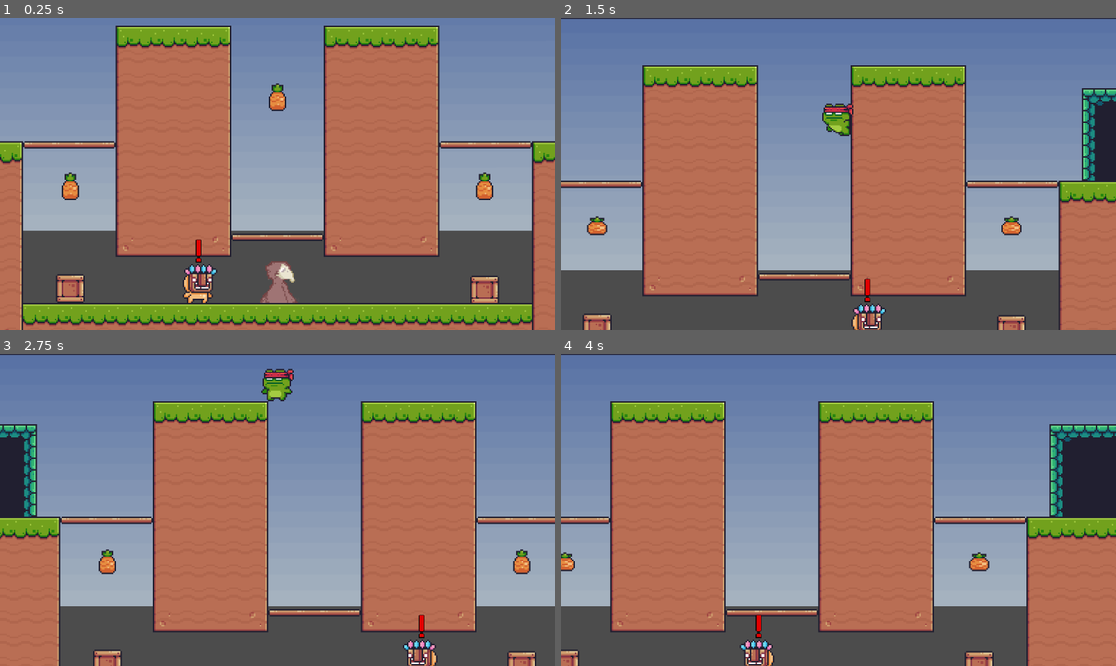
Above: before the commit, frames 1-4 (two rows, left to right).
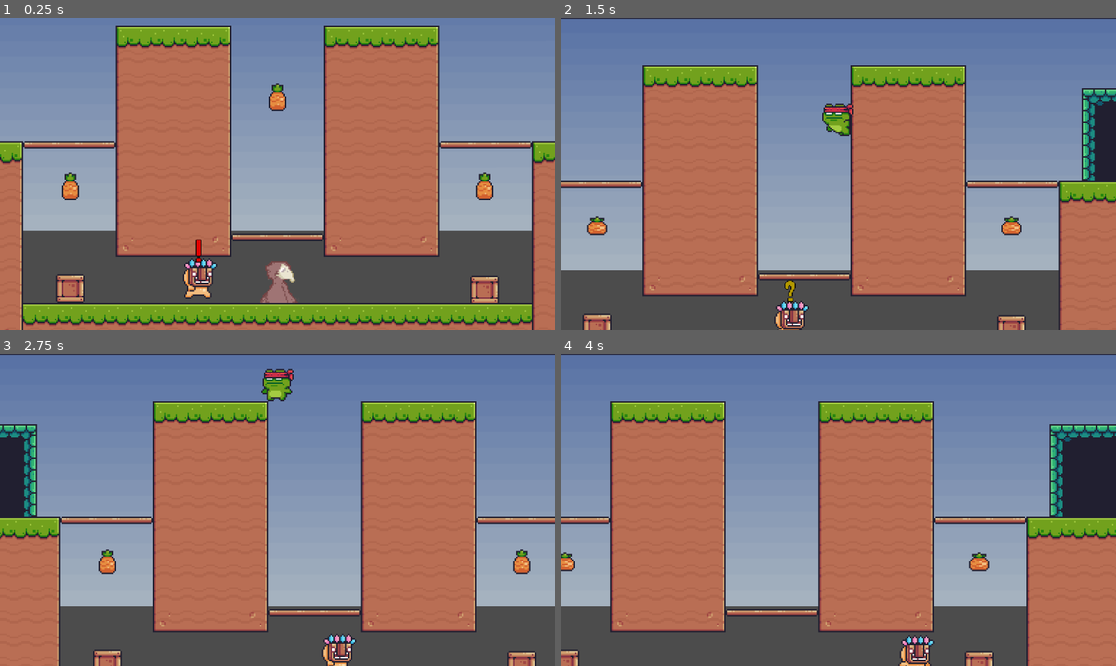
Above: after the commit, the same moments.

Repository: SeeminglyUnrelated/Game-Off-2023
Game: Godot game, scene res://Scenes/level1.tscn
The game is run twice, just before and just after one commit, with the same random seed, the same clock (stepped at 60 frames per second) and the same inputs. A sky picture missing from this copy of the repository is replaced by a grey-blue gradient.
Inputs:
- Up to frame 1 (0.25 s): no input
- Up to frame 2 (1.5 s): tap Enter (Interact) at 0.5, 1.35 s; hold Right (Right) from 0.53 s (still down); tap Space (Jump) at 0.6, 0.77, 1.07 s
- Up to frame 3 (2.75 s): tap Space (Jump) at 1.52, 1.55, 1.82, 2.1 s; release Right (Right) at 2.03 s; hold Left (Left) from 2.03 s (still down)
- Up to frame 4 (4 s): release Left (Left) at 2.78 s; hold Right (Right) from 2.78 s (still down); tap Enter (Interact) at 2.85 s; tap Space (Jump) at 3.02, 3.05, 3.32, 3.6, 3.77 s

The runs differ from the first frame. In frame 1, 0.6% of the frame differs, in the area x 32-40%, y 77-92%; in frame 2, 1.0%, in the area x 38-59%, y 83-100%; in frame 3, 1.0%; in frame 4, 1.0%.

Commit message:
All done for now!

Diff:
--- a/Scenes/enemy.tscn
+++ b/Scenes/enemy.tscn
@@ -1,8 +1,9 @@
-[gd_scene load_steps=30 format=3 uid="uid://bgvjmjlinvj38"]
+[gd_scene load_steps=31 format=3 uid="uid://bgvjmjlinvj38"]
 
 [ext_resource type="Script" path="res://Scripts/enemy.gd" id="1_w1rs7"]
 [ext_resource type="Texture2D" uid="uid://2mc436w72lrv" path="res://Free/Main Characters/Mask Dude/Idle (32x32).png" id="1_ynri4"]
 [ext_resource type="Texture2D" uid="uid://ciodehvd626lw" path="res://Free/Main Characters/Mask Dude/Run (32x32).png" id="2_v68pq"]
+[ext_resource type="Texture2D" uid="uid://dejshoc1ryjjr" path="res://Assets/enemy_confused.png" id="3_8na2y"]
 [ext_resource type="Texture2D" uid="uid://chqfm1xn727it" path="res://Assets/enemy_alerted.png" id="4_dnn84"]
 
 [sub_resource type="AtlasTexture" id="AtlasTexture_s6pqw"]
@@ -134,7 +135,7 @@
 "texture": SubResource("AtlasTexture_60mlc")
 }],
 "loop": true,
-"name": &"default",
+"name": &"idle",
 "speed": 20.0
 }, {
 "frames": [{
@@ -185,11 +186,14 @@
 [node name="Enemy" type="CharacterBody2D"]
 script = ExtResource("1_w1rs7")
 Sprite_Alerted = ExtResource("4_dnn84")
+Sprite_Dazed = ExtResource("3_8na2y")
 
 [node name="AnimatedSprite2D" type="AnimatedSprite2D" parent="."]
 texture_filter = 1
 sprite_frames = SubResource("SpriteFrames_6cjqu")
-frame_progress = 0.179628
+animation = &"idle"
+autoplay = "idle"
+frame_progress = 0.236056
 
 [node name="StateShower" type="Sprite2D" parent="."]
 z_index = 975
--- a/Scenes/player.tscn
+++ b/Scenes/player.tscn
@@ -323,9 +323,9 @@
 position = Vector2(0, -11)
 scale = Vector2(3.5, 3.5)
 sprite_frames = SubResource("SpriteFrames_u78xe")
-animation = &"Jumping"
+animation = &"Idle"
 autoplay = "Idle"
-frame_progress = 0.0696801
+frame_progress = 0.512766
 
 [node name="CollisionShape2D" type="CollisionShape2D" parent="."]
 position = Vector2(0, 1)
--- a/Scripts/enemy.gd
+++ b/Scripts/enemy.gd
@@ -19,6 +19,7 @@
 	dazed
 }
 
+var dazedTimer = 100
 var mode = MODES.neutral
 
 func _physics_process(delta):
@@ -26,20 +27,40 @@
 	if not is_on_floor():
 		velocity.y += gravity * delta
 
-	# Handle Jump.
-	#if Input.is_action_just_pressed("ui_accept") and is_on_floor():
-	#	velocity.y = JUMP_VELOCITY
-
 	# Set mode to alert
 	if ($Front.is_colliding() and $Front.get_collider().is_in_group("Player")):
 		mode = MODES.alert
-	else: mode = MODES.neutral
+	elif ($Back.is_colliding() and $Back.get_collider().is_in_group("Player")):
+		if mode != MODES.alert:
+			direction = -direction
+			scale.x *= -1
+		mode = MODES.alert
+	elif mode == MODES.alert: # We've just exited the alert mode
+		dazedTimer = 100
+		mode = MODES.dazed
+	elif dazedTimer == 0:
+		mode = MODES.neutral
 
 	if mode == MODES.alert:
+		$AnimatedSprite2D.animation = "walk"
+		$AnimatedSprite2D.speed_scale = 0.5
 		velocity.x = direction * (SPEED * 1.5) # Go a little faster when found player
 		$StateShower.texture = Sprite_Alerted
+	elif mode == MODES.dazed:
+		$AnimatedSprite2D.animation = "idle"
+		$AnimatedSprite2D.speed_scale = 1
+		$StateShower.texture = Sprite_Dazed
+		# Stops texteru from being flipped with the rest of the enemy
+		$StateShower.flip_h = true if direction == -1 else false
+
+		dazedTimer -= 1
+		velocity.x = 0
 	else:
-		# We hit a wall
+		$StateShower.texture = null
+		$AnimatedSprite2D.animation = "walk"
+		$AnimatedSprite2D.speed_scale = 0.2
+
+		# We saw a wall
 		if ($Front.is_colliding() and $Front.get_collider().is_in_group("Terrain")):
 			var origin = $Front.global_transform.origin
 			var collision_point = $Front.get_collision_point()
@@ -48,9 +69,9 @@
 			# We don't want to turn immediately when we see a wall so...
 			if distance <= 100:
 				direction = -direction
+
+				# Kind of hacky way to flip the enemy but oh well...
 				scale.x *= -1
 		velocity.x = direction * SPEED
 
-	print(direction)
-
 	move_and_slide()
Binary file added: Assets/enemy_confused.png
Not shown, added: Assets/enemy_confused.png.import
